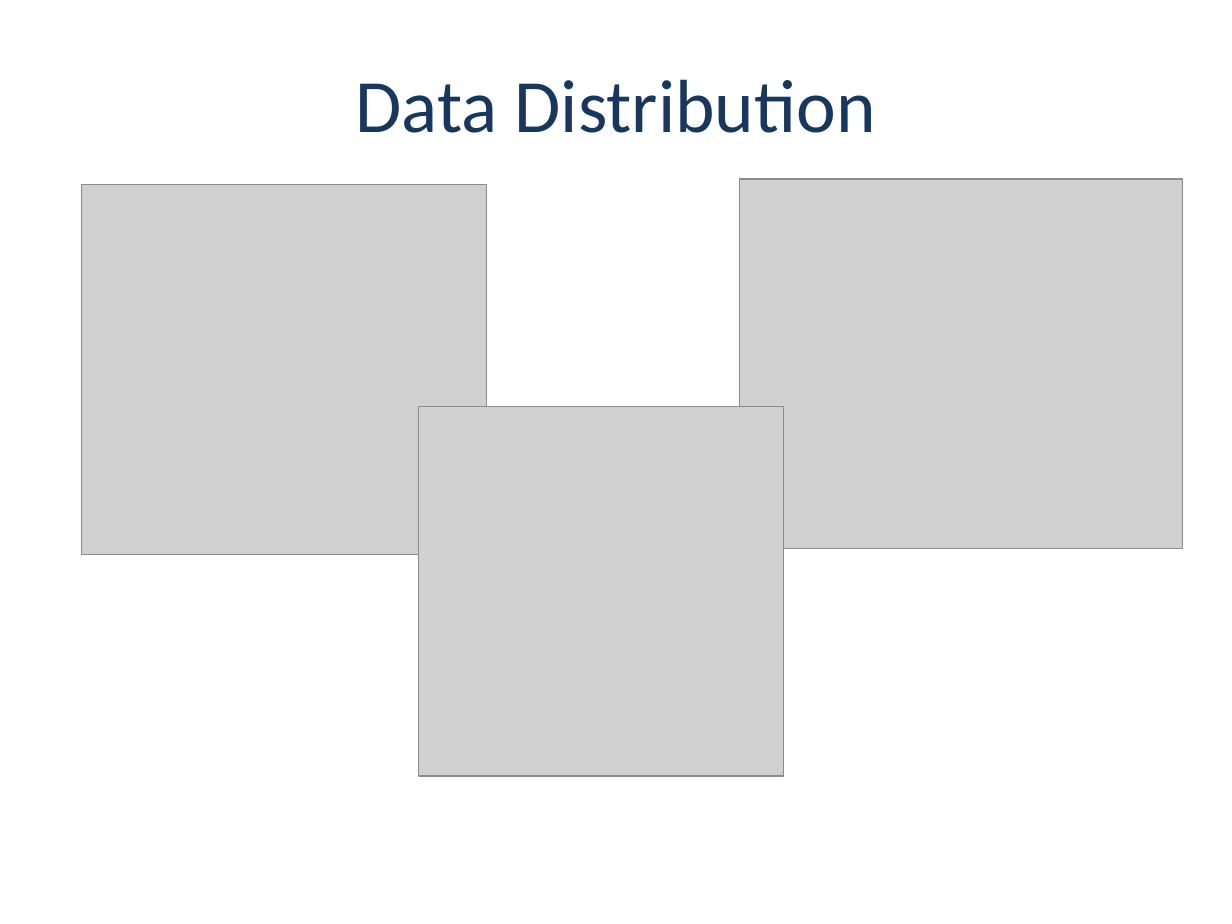
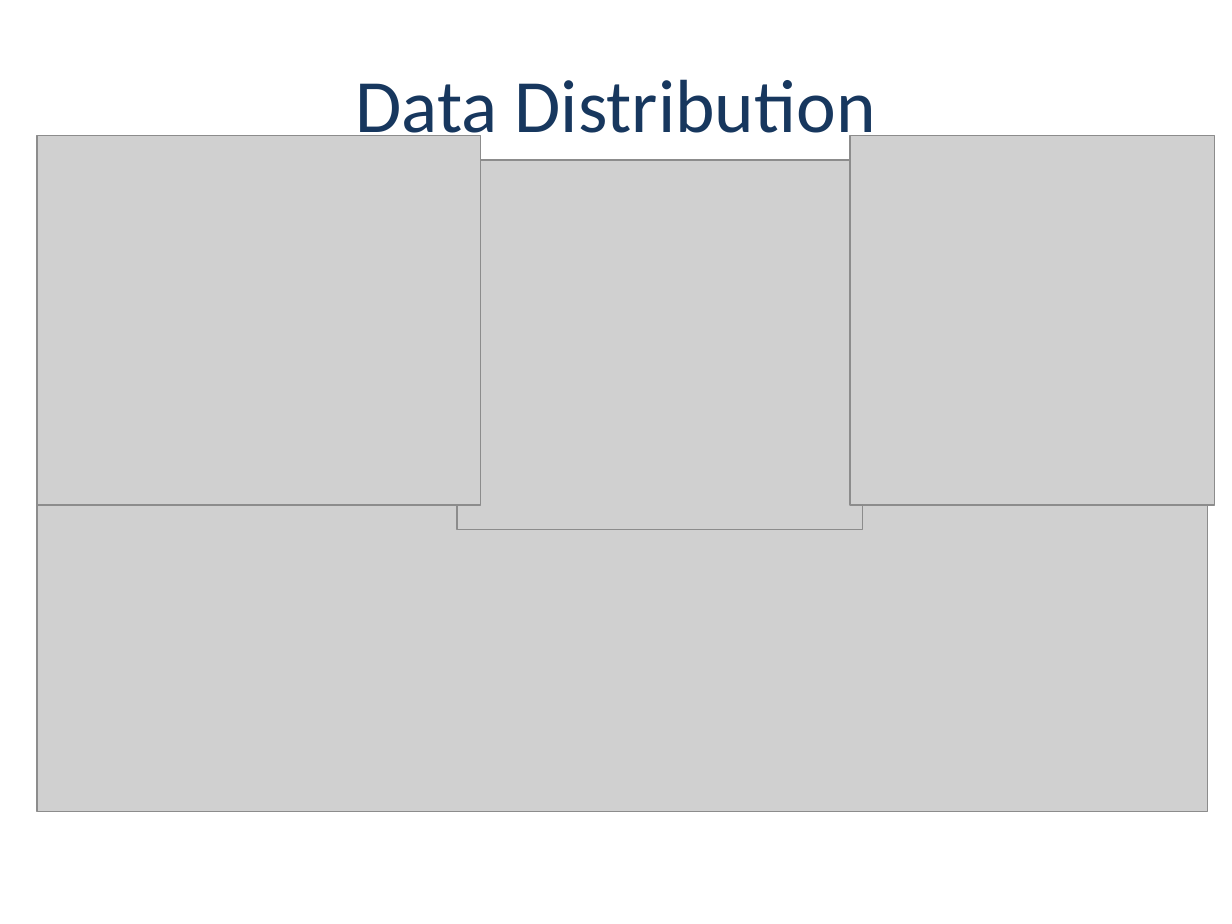
Before and after one commit to dmf49/cs5542FinalProject, a slide deck: slide 12 of Project Presentaion - Group 2- v1.2.0.pptx (slide 10 before the commit). Drawn at 1232x924 pixels with LibreOffice and Linux fonts; fonts in the diff are those of the drawing; grey boxes stand for pictures; background and template pictures are left out. Boxes give left, top, right and bottom in pixels: in the first picture for what was removed or moved away, otherwise in the second. Text is boxed around its words. In the diff, an @@ line names an element or a change of style, - is before the commit and + after.

```diff
--- a/Project Presentaion - Group 2- v1.2.0.pptx
+++ b/Project Presentaion - Group 2- v1.2.0.pptx
@@ picture: place and size @@
-picture at box(739, 179, 1183, 548)
+picture at box(37, 136, 480, 505)
@@ picture: place and size @@
-picture at box(419, 407, 784, 776)
+picture at box(850, 136, 1215, 505)
@@ picture: place and size @@
-picture at box(81, 185, 487, 554)
+picture at box(457, 160, 862, 530)
@@ picture added at box(37, 468, 1207, 811) @@
```
Also in this commit, not shown: 6 other slides changed, 7 slides added, 5 slides removed.
